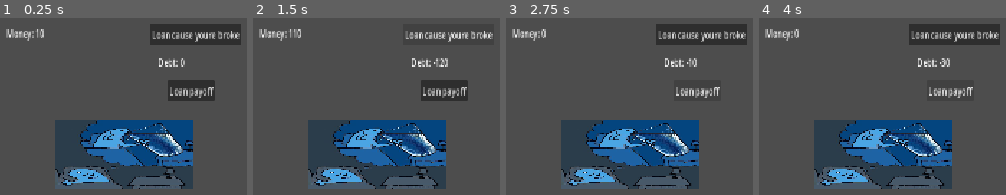
Above: before the commit, frames 1-4 (left to right).
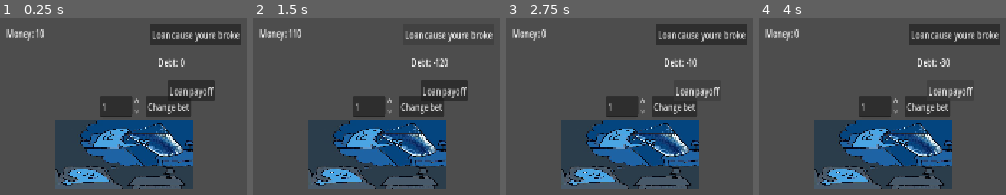
Above: after the commit, the same moments.

Repository: dany0325/gamblecore-online
Game: Godot game, scene res://Scenes/game.tscn
The game is run twice, just before and just after one commit, with the same random seed, the same clock (stepped at 60 frames per second) and the same inputs.
Inputs (mouse positions are in pixels of both pictures, inside the frame that each line leads up to):
- Up to frame 1 (0.25 s): no input
- Up to frame 2 (1.5 s): click (420, 106) at 0.5 s, where only the run after the commit has a clickable "Change bet"; click "Loan cause youre broke" at 1.25 s
- Up to frame 3 (2.75 s): click "Loan payoff" at 2 s
- Up to frame 4 (4 s): click "Loan cause youre broke" at 2.75 s; click "Loan payoff" at 3.5 s

The runs differ from the first frame. In frame 1, 3.1% of the frame differs, in the area x 40-78%, y 44-56%; in frame 2, 3.1%; in frame 3, 3.1%; in frame 4, 3.1%.

Commit message:
Changable bet
Bitte balance

Diff:
--- a/Scenes/slotmachine.tscn
+++ b/Scenes/slotmachine.tscn
@@ -32,6 +32,22 @@
 [node name="Slot3" type="AnimatedSprite2D" parent="." unique_id=1451337396]
 script = ExtResource("3_34cmk")
 
+[node name="BetChange" type="Button" parent="." unique_id=2070456783]
+offset_left = 45.0
+offset_top = -85.0
+offset_right = 141.0
+offset_bottom = -54.0
+text = "Change bet"
+
+[node name="SpinBox" type="SpinBox" parent="." unique_id=237794553]
+offset_left = -52.0
+offset_top = -85.0
+offset_right = 34.5
+offset_bottom = -54.0
+min_value = 1.0
+max_value = 10.0
+value = 1.0
+
 [connection signal="arm_pulled" from="Arm" to="Arm" method="_on_arm_pulled"]
 [connection signal="arm_pulled" from="Arm" to="Slot1" method="_on_arm_pulled"]
 [connection signal="arm_pulled" from="Arm" to="Slot2" method="_on_arm_pulled"]
--- a/Scripts/arm.gd
+++ b/Scripts/arm.gd
@@ -2,20 +2,27 @@
 
 signal arm_pulled
 
+@onready var spin_box: SpinBox = $"../SpinBox"
+@onready var bet_change: Button = $"../BetChange"
 @onready var player: Node = $"../../player"
 @export var slots: Array[NodePath] = []
 var results: Array = []
-var payouts = {3: 20, 2: 5}
 var item_multipliers = {"cherry":10, "coin":7, "clover": 5, "lightning":3, "diamond":2, "six":1, "seven":1}
-var operation_cost = -5
+var operation_cost = 5
+var payouts = {3: operation_cost * 3, 2: operation_cost * 2}
 #var items = ["cherry", "coin", "clover", "lightning", "diamond", "six", "seven"]
 
+func _ready() -> void:
+	bet_change.pressed.connect(_change_bet)
+
+func _change_bet():
+	operation_cost = spin_box.value * -1
 
 func _on_mouse_entered() -> void:
 	if player.money <= 0:
 		print("lmao youre broke")
 	else:
-		player.add_money(operation_cost)
+		player.add_money(operation_cost*-1)
 		arm_pulled.emit()
 		results.clear()
 		for slot_path in slots:
